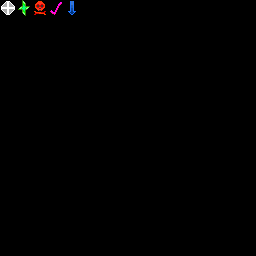
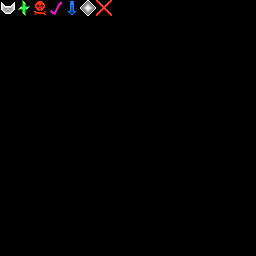
Revision of a layered 256 × 256 image; what changed, layer by layer:
added layer "crystal" above "destroyed" over bbox(1, 0, 112, 16)
added layer "destroyed" above "player" over bbox(80, 0, 112, 16)
painted on "player" over bbox(1, 1, 15, 15)
painted on "Background" over bbox(1, 0, 112, 16)
